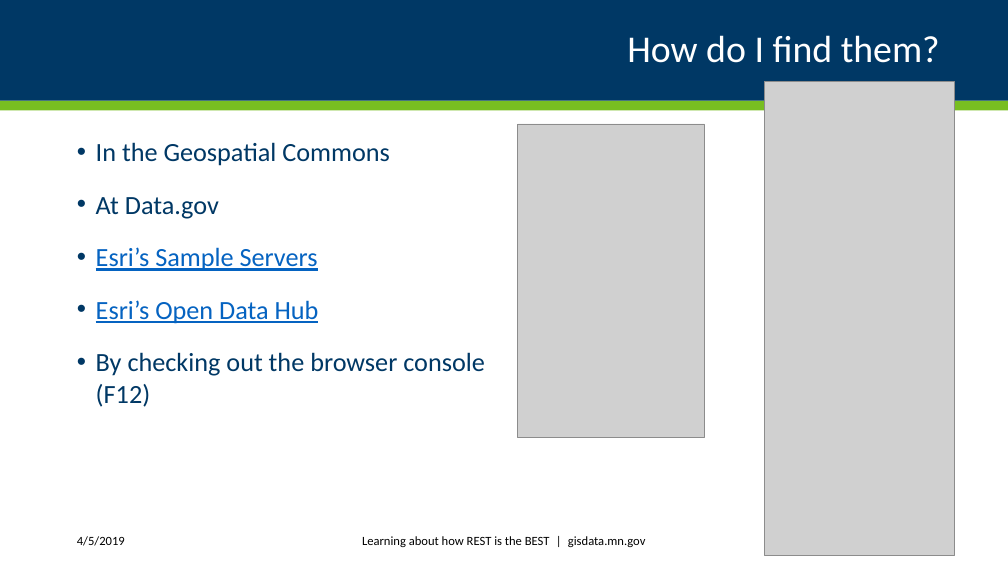
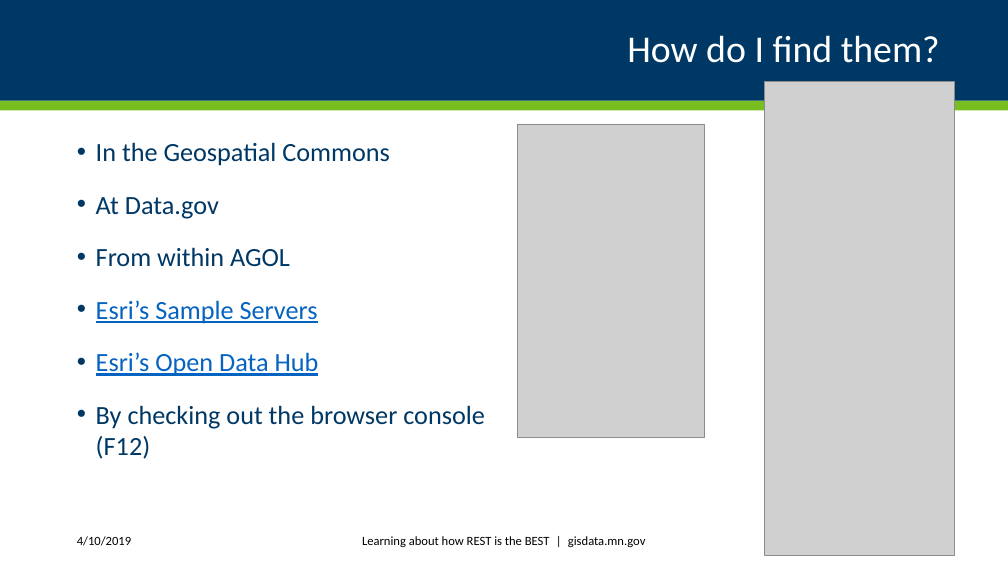
Before and after one commit to mmdolbow/RESTendpts, a slide deck: slide 4 of ppt/REST endpoint tutorial.pptx. Drawn at 1008x567 pixels with LibreOffice and Linux fonts; fonts in the diff are those of the drawing; grey boxes stand for pictures. Boxes give left, top, right and bottom in pixels: in the first picture for what was removed or moved away, otherwise in the second. Text is boxed around its words. In the diff, an @@ line names an element or a change of style, - is before the commit and + after.

```diff
--- a/ppt/REST endpoint tutorial.pptx
+++ b/ppt/REST endpoint tutorial.pptx
@@ text at (96,247,290,266): paragraph added @@
+• From within AGOL
@@ text at (77,536,131,546): text changed @@
-4/5/2019
+4/10/2019
```
Also in this commit, not shown: 8 other slides changed, 1 slide added, 3 other files.
